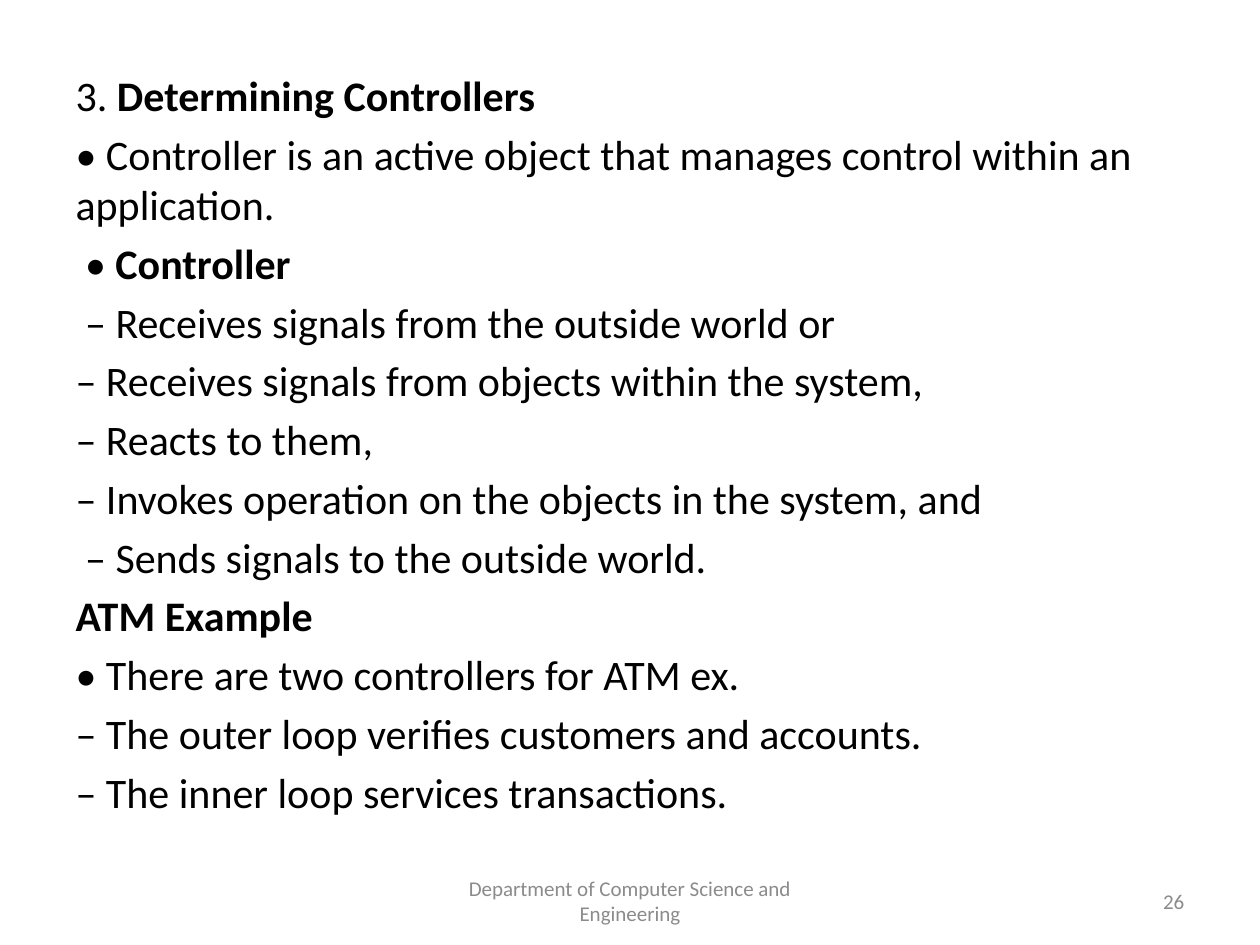
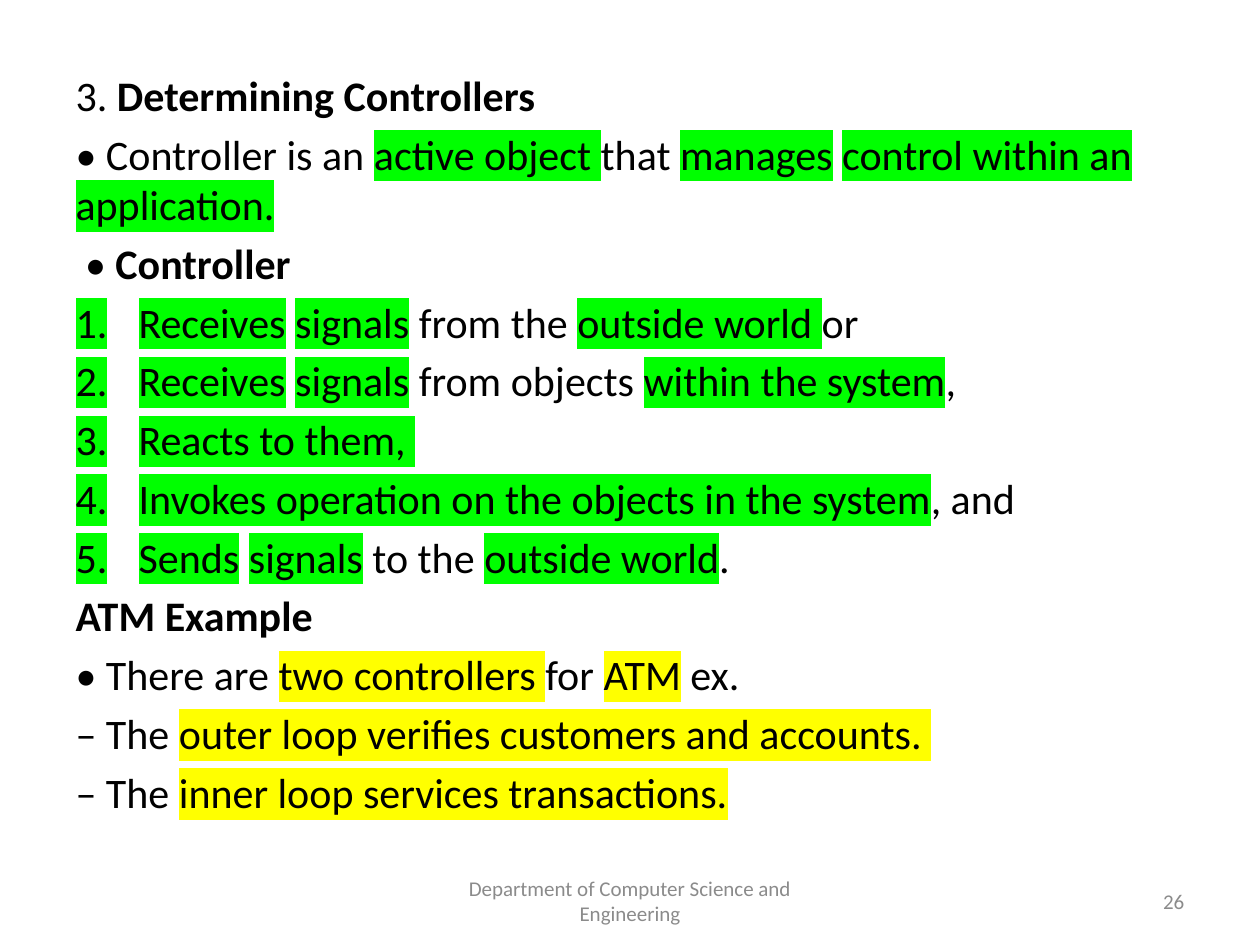
Before and after one commit to spiman9/BE-CSE, a slide deck: slide 26 of SEM-5/OOMD/Unit 5/Unit5_Application Analysis.pptx. Drawn at 1260x945 pixels with LibreOffice and Linux fonts; fonts in the diff are those of the drawing. Boxes give left, top, right and bottom in pixels: in the first picture for what was removed or moved away, otherwise in the second. Text is boxed around its words. In the diff, an @@ line names an element or a change of style, - is before the commit and + after.

```diff
--- a/SEM-5/OOMD/Unit 5/Unit5_Application Analysis.pptx
+++ b/SEM-5/OOMD/Unit 5/Unit5_Application Analysis.pptx
@@ text at <box>76,140,1131,815</box>: highlight none to #00FF00 in "active object manages control within an application."; highlight none to #FFFF00 in "two controllers ATM", "outer loop verifies customers and accounts.", "inner loop services transactions." @@
@@ text at <box>139,308,1015,583</box>: text changed @@
-– Receives signals from the outside world or
-– Receives signals from objects within the system,
-– Reacts to them,
-– Invokes operation on the objects in the system, and
-– Sends signals to the outside world.
+1. Receives signals from the outside world or
+2. Receives signals from objects within the system,
+3. Reacts to them,
+4. Invokes operation on the objects in the system, and
+5. Sends signals to the outside world.
```
Also in this commit, not shown: 25 other slides changed, 2 other files.
